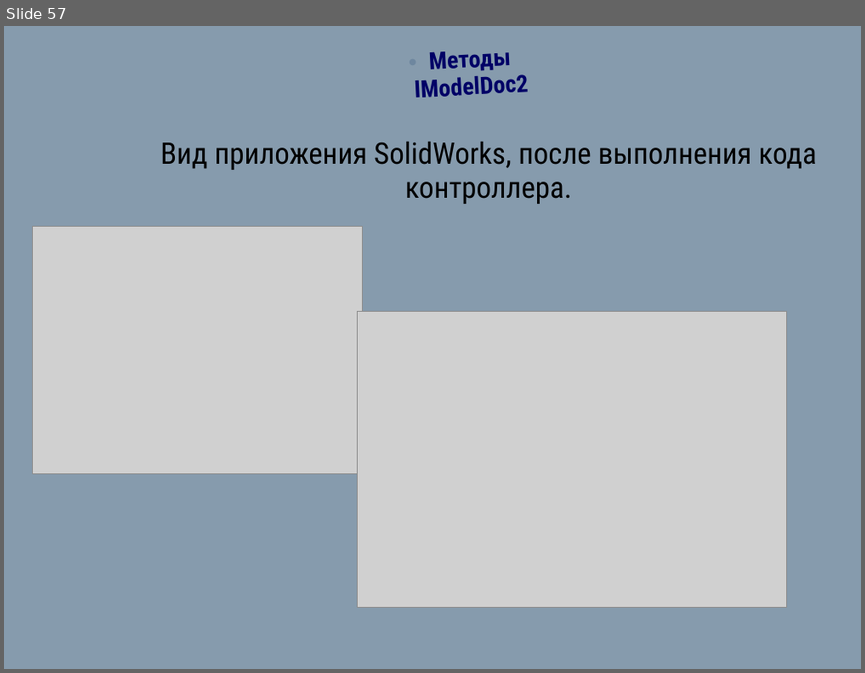
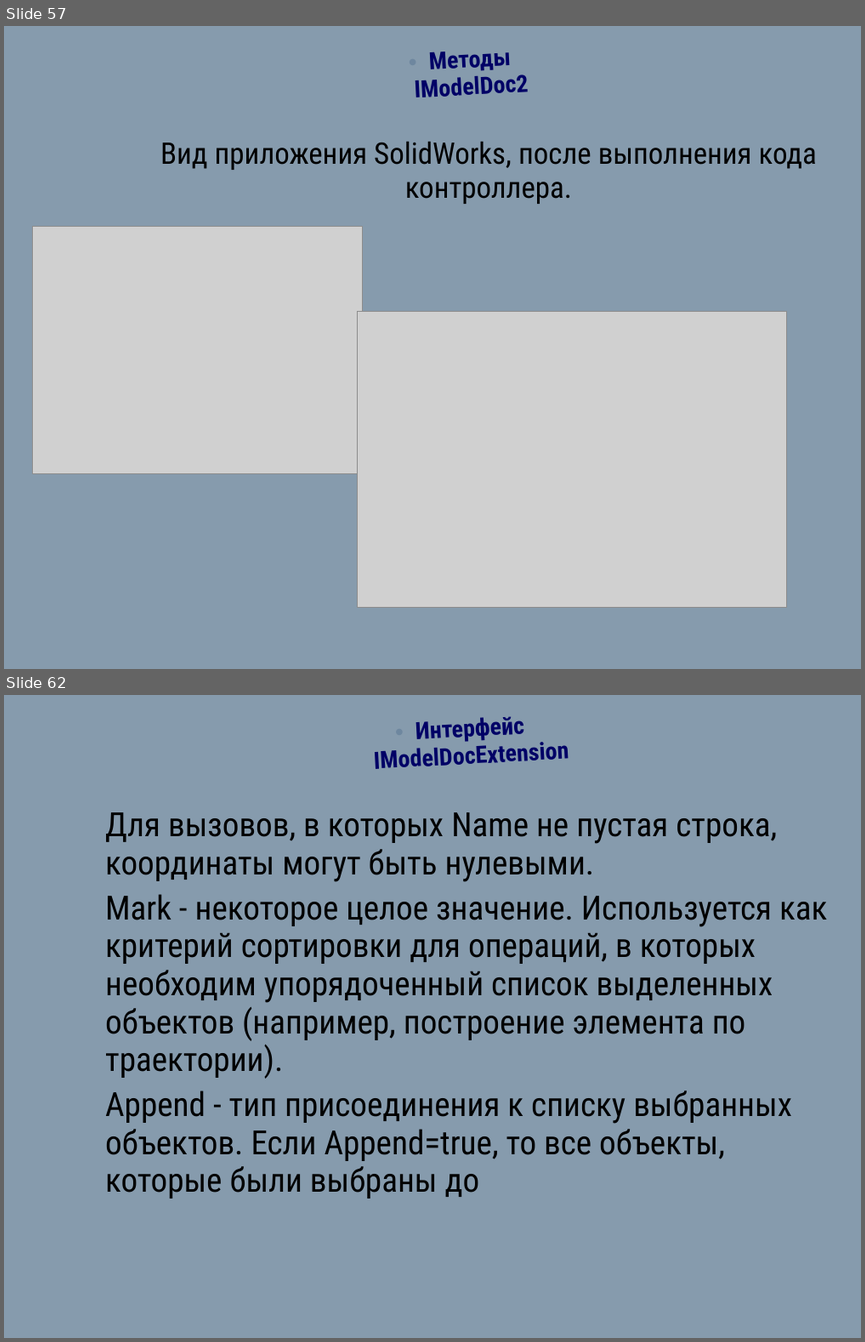
Before and after one commit to a-vodka/ics, a slide deck: sm1_lc05_ics.pptx. Shown one above the other, each under a label of ours: slide 57 before the commit, slides 57 and 62 after it; the slides between them are not shown. The pictures are 865x673 and 865x1342 pixels, drawn with LibreOffice and Linux fonts; fonts in the diff are those of the drawing; grey boxes stand for pictures; background and template pictures are left out. Boxes give left, top, right and bottom in pixels: in the first picture for what was removed or moved away, otherwise in the second. Text is boxed around its words. In the diff, an @@ line names an element or a change of style, - is before the commit and + after.

```diff
--- a/sm1_lc05_ics.pptx
+++ b/sm1_lc05_ics.pptx
@@ slide 62 added at (4, 695, 861, 1338), background picture (left out) @@
@@ text added at (374, 716, 568, 769), 20 pt, text #000066, bold @@
+• Интерфейс IModelDocExtension
@@ text added at (105, 812, 827, 1198), 28 pt, text #000000 @@
+Для вызовов, в которых Name не пустая строка, координаты могут быть нулевыми.
+Mark - некоторое целое значение. Используется как критерий сортировки для операций, в которых необходим упорядоченный список выделенных объектов (например, построение элемента по траектории).
+Append - тип присоединения к списку выбранных объектов. Если Append=true, то все объекты, которые были выбраны до
```
Also in this commit, not shown: 47 other slides added, 4 other files.
